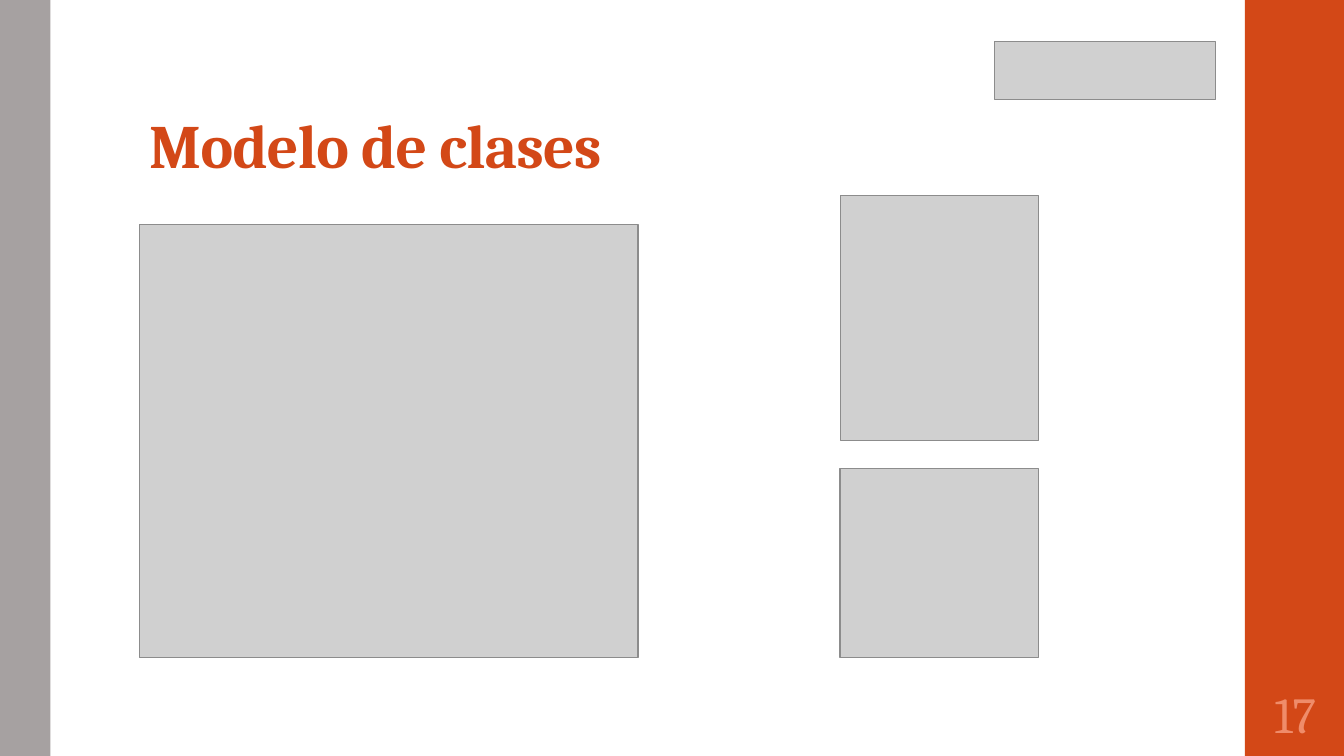
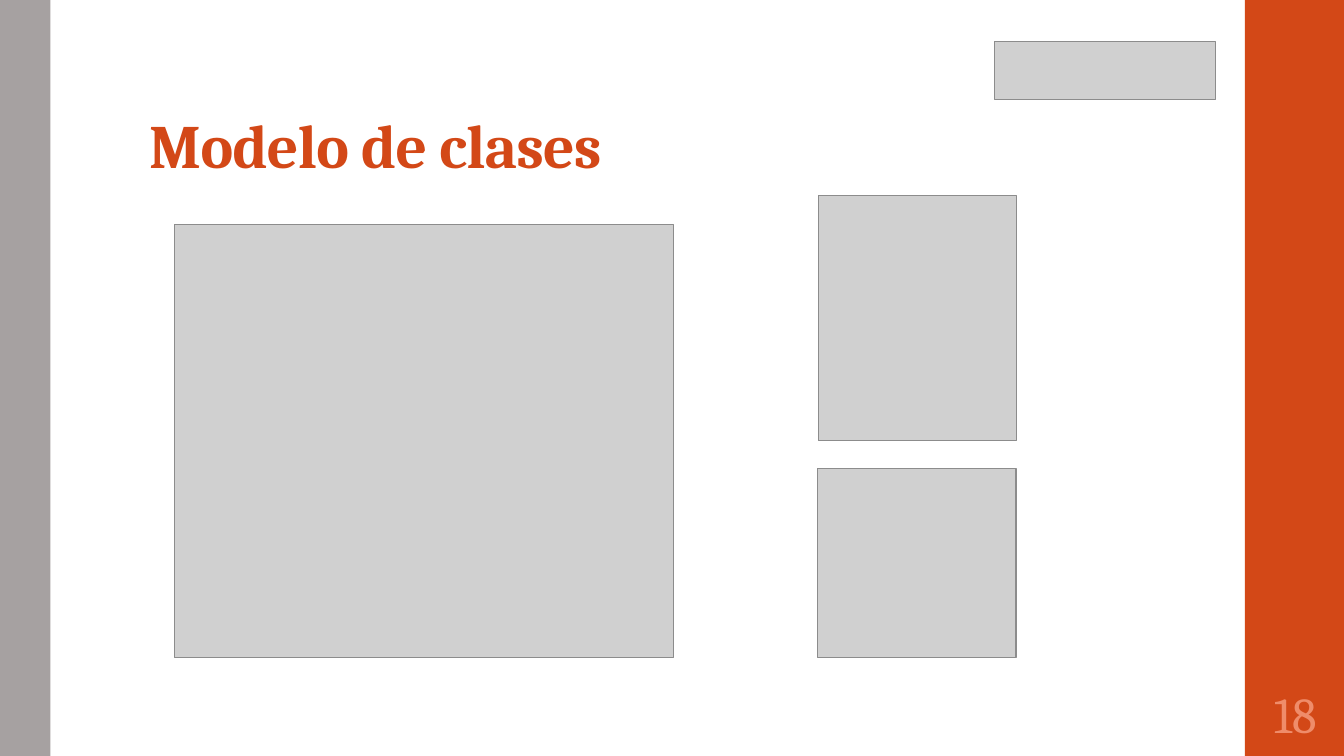
Before and after one commit to portafolio2016/hipocrates, a slide deck: slide 19 of presentación segunda iteración.pptx (slide 18 before the commit). Drawn at 1344x756 pixels with LibreOffice and Linux fonts; fonts in the diff are those of the drawing; grey boxes stand for pictures. Boxes give left, top, right and bottom in pixels: in the first picture for what was removed or moved away, otherwise in the second. Text is boxed around its words. In the diff, an @@ line names an element or a change of style, - is before the commit and + after.

```diff
--- a/presentación segunda iteración.pptx
+++ b/presentación segunda iteración.pptx
@@ picture: place and size @@
-picture at box(841, 196, 1038, 441)
+picture at box(819, 196, 1016, 441)
@@ picture: place and size @@
-picture at box(139, 225, 638, 658)
+picture at box(174, 225, 674, 658)
@@ picture: place and size @@
-picture at box(840, 469, 1038, 658)
+picture at box(818, 469, 1016, 658)
@@ page number at box(1274, 699, 1317, 733): text changed @@
-17
+18
```
Also in this commit, not shown: 1 other slide changed, 1 slide added.
